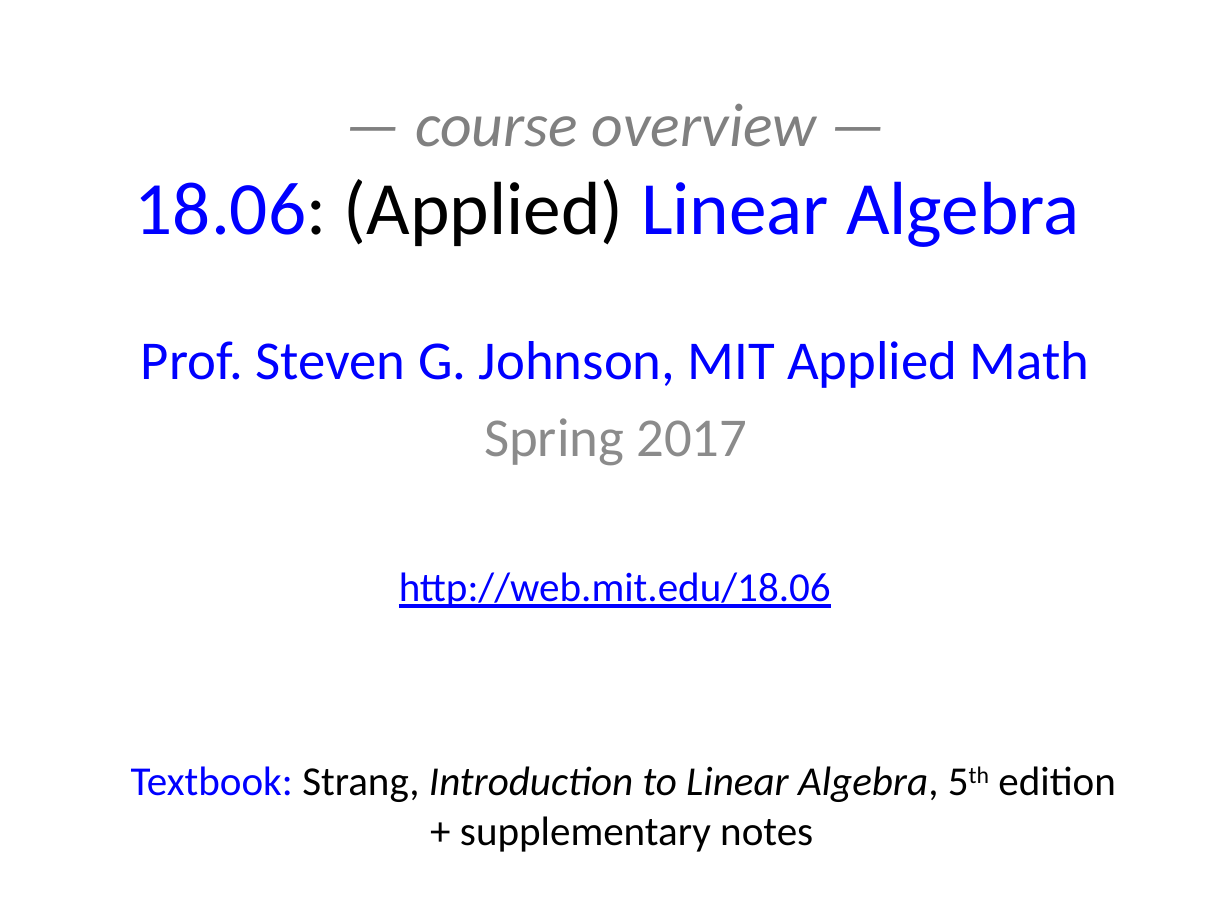
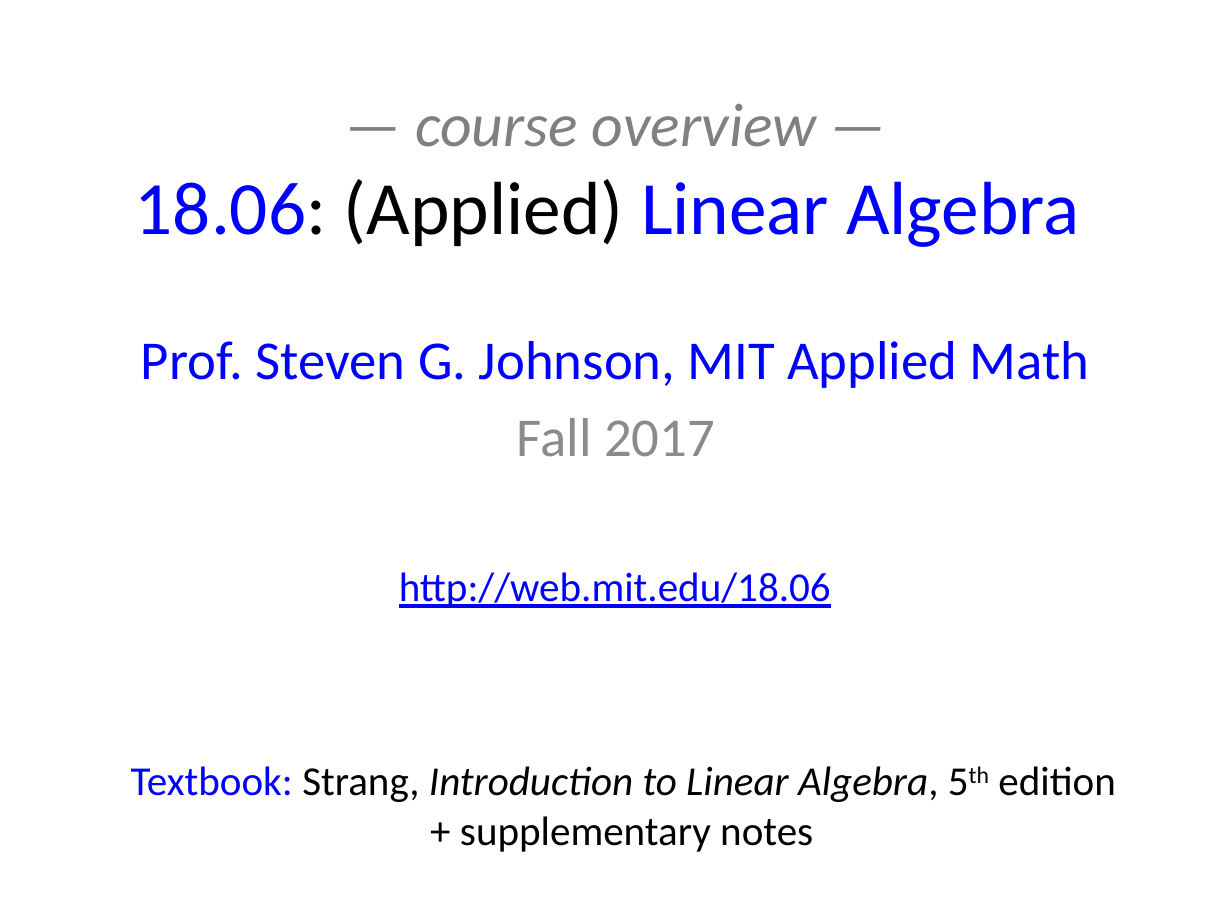
Before and after one commit to mitmath/1806, a slide deck: slide 1 of lectures/overview.pptx. Drawn at 1232x924 pixels with LibreOffice and Linux fonts; fonts in the diff are those of the drawing. Boxes give left, top, right and bottom in pixels: in the first picture for what was removed or moved away, otherwise in the second. Text is boxed around its words. In the diff, an @@ line names an element or a change of style, - is before the commit and + after.

Commit message:
updated for fall 2017

```diff
--- a/lectures/overview.pptx
+++ b/lectures/overview.pptx
@@ subtitle at (517, 418, 715, 457): text changed @@
-Spring 2017
+Fall 2017
```
Also in this commit, not shown: 3 other slides changed, 1 slide removed, 46 other files.
